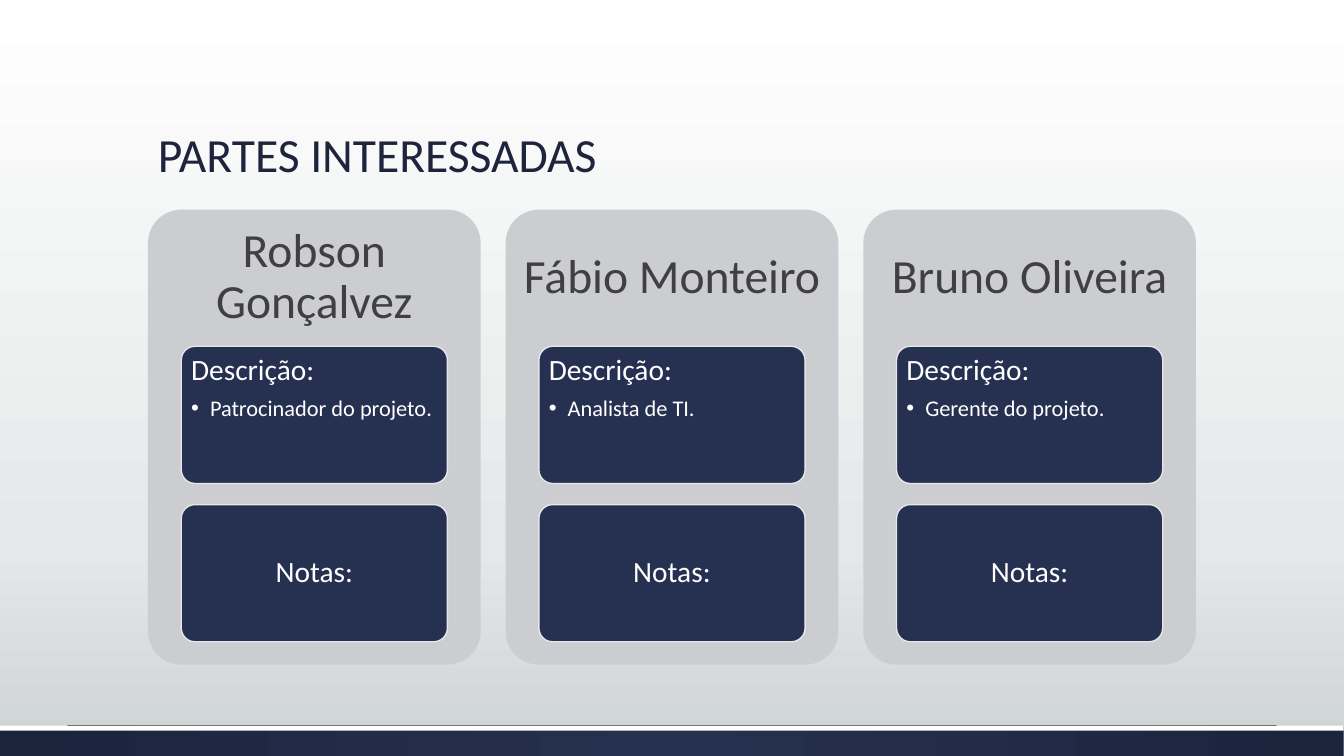
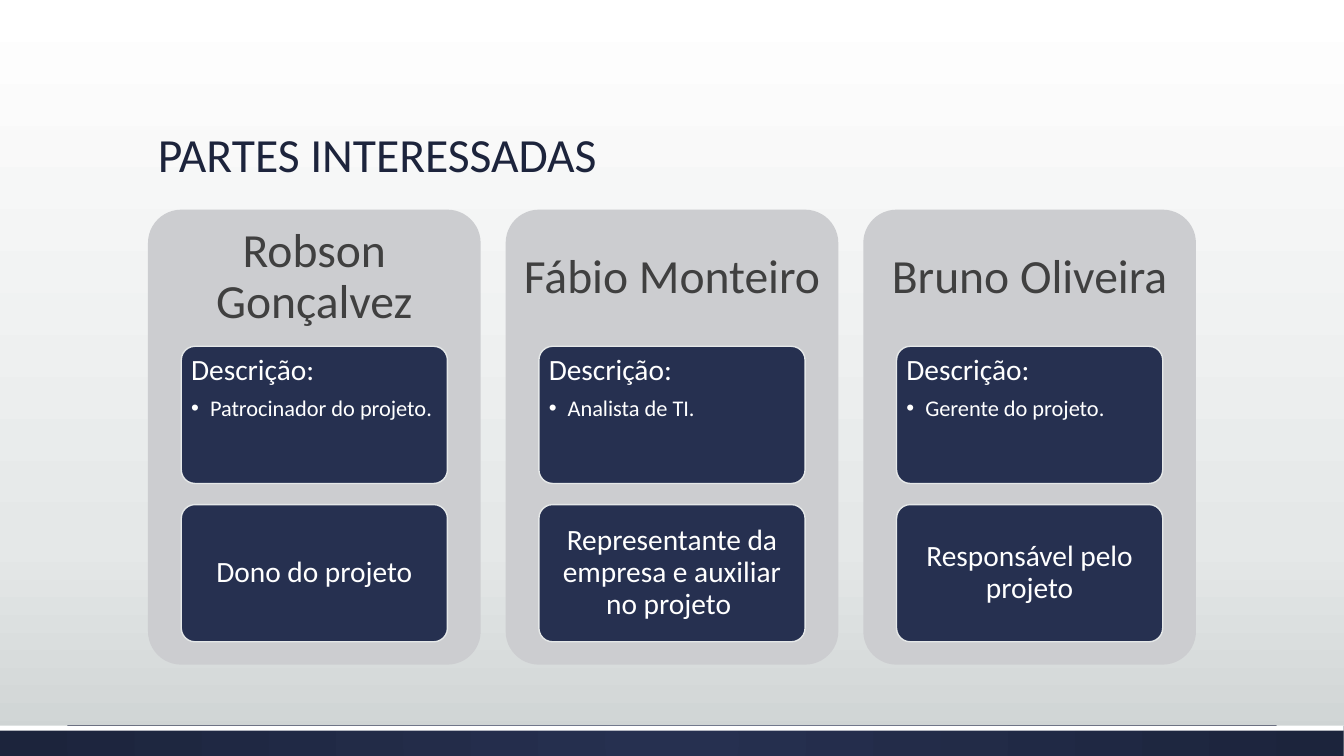
Before and after one commit to brunoedu/gestaoprojetos, a slide deck: slide 2 of 2. Registro das Partes Interessadas - Template.pptx. Drawn at 1344x756 pixels with LibreOffice and Linux fonts; fonts in the diff are those of the drawing. Boxes give left, top, right and bottom in pixels: in the first picture for what was removed or moved away, otherwise in the second. Text is boxed around its words. In the diff, an @@ line names an element or a change of style, - is before the commit and + after.

```diff
--- a/2. Registro das Partes Interessadas - Template.pptx
+++ b/2. Registro das Partes Interessadas - Template.pptx
@@ text at bbox=[563, 529, 781, 619]: text changed @@
-Notas:
+Representante da empresa e auxiliar no projeto
@@ text at bbox=[216, 561, 412, 587]: text changed @@
-Notas:
+Dono do projeto
@@ text at bbox=[926, 545, 1132, 603]: text changed @@
-Notas:
+Responsável pelo projeto
```
Also in this commit, not shown: 4 other slides changed, 4 other files.
